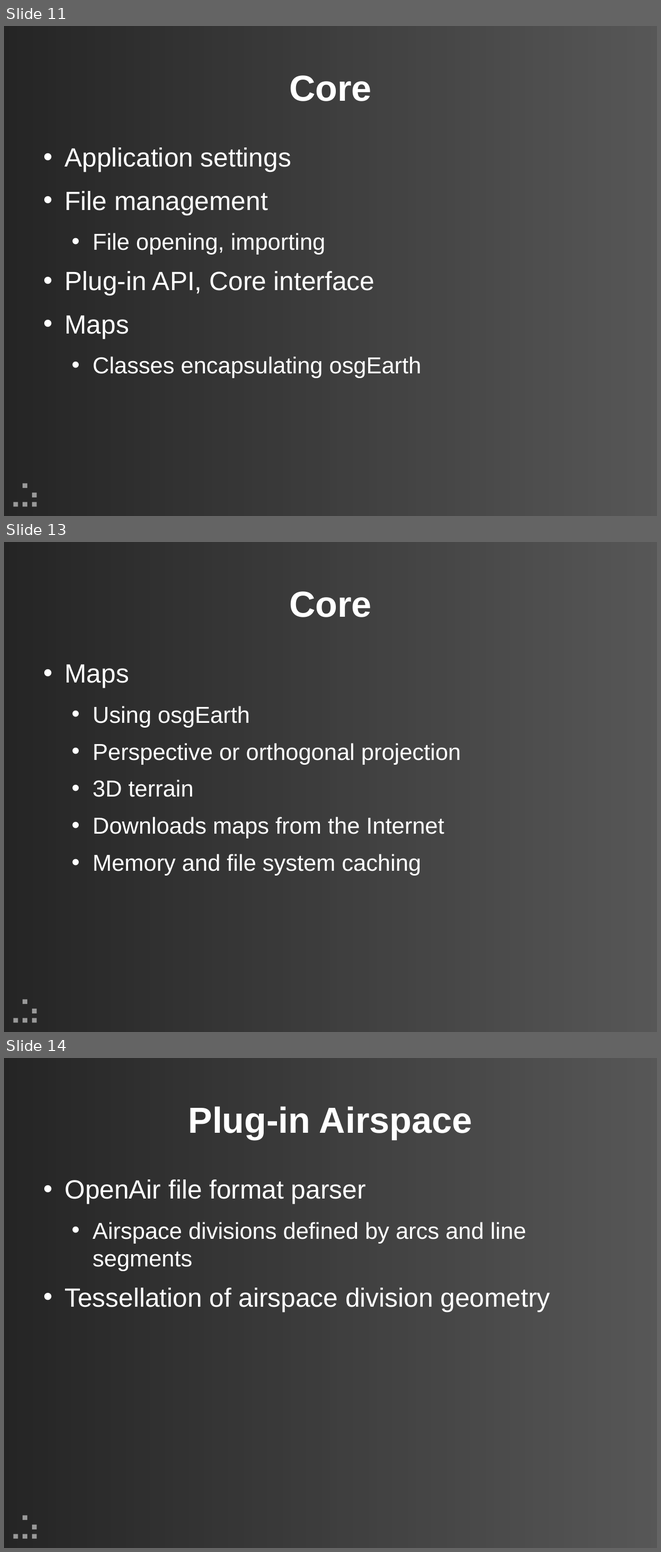
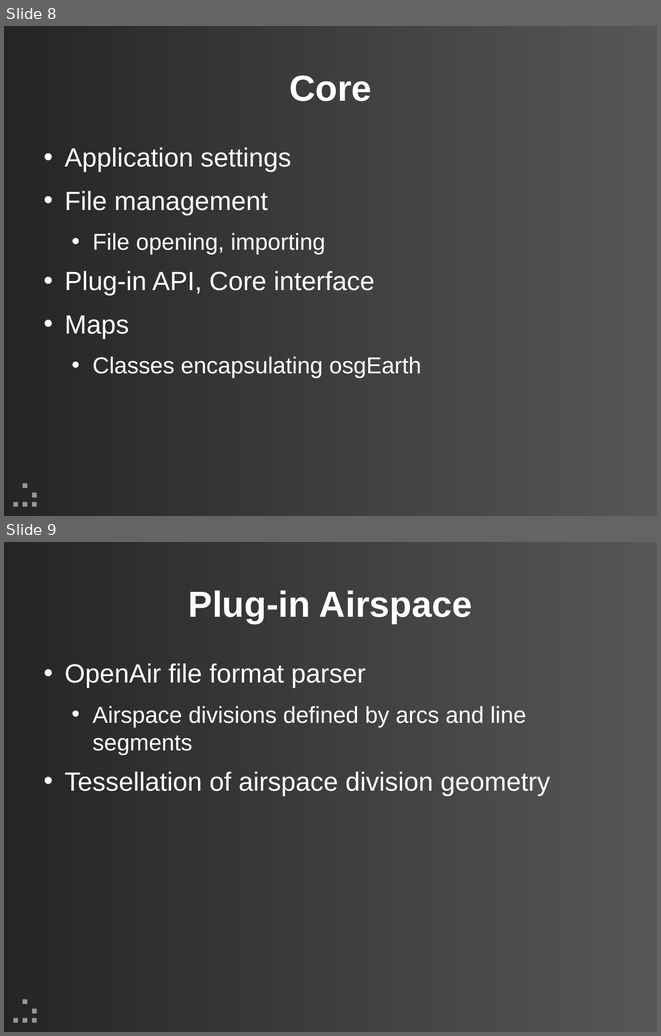
Before and after one commit to updraft/updraft, a slide deck: Docs/presentation.odp. Shown one above the other, each under a label of ours: slides 11, 13 and 14 before the commit, slides 8 and 9 after it; the slides between them are not shown. The pictures are 661x1552 and 661x1036 pixels, drawn with LibreOffice and Linux fonts; fonts in the diff are those of the drawing; background and template pictures are left out. Boxes give left, top, right and bottom in pixels: in the first picture for what was removed or moved away, otherwise in the second. Text is boxed around its words. In the diff, an @@ line names an element or a change of style, - is before the commit and + after.

```diff
--- a/Docs/presentation.odp
+++ b/Docs/presentation.odp
@@ slide 13 removed at (x1=4, y1=542, x2=657, y2=1032), background #333333; not listed: 6 template elements that a slide beside it also shows @@
@@ title removed at (x1=289, y1=591, x2=372, y2=617) @@
-Core
@@ text removed at (x1=64, y1=664, x2=461, y2=875) @@
-• Maps
-  • Using osgEarth
-  • Perspective or orthogonal projection
-  • 3D terrain
-  • Downloads maps from the Internet
-  • Memory and file system caching
@@ what was slide 11 is now slide 8 @@
@@ what was slide 14 is now slide 9 @@
```
Also in this commit, not shown: 4 slides changed, 3 other slides removed.
